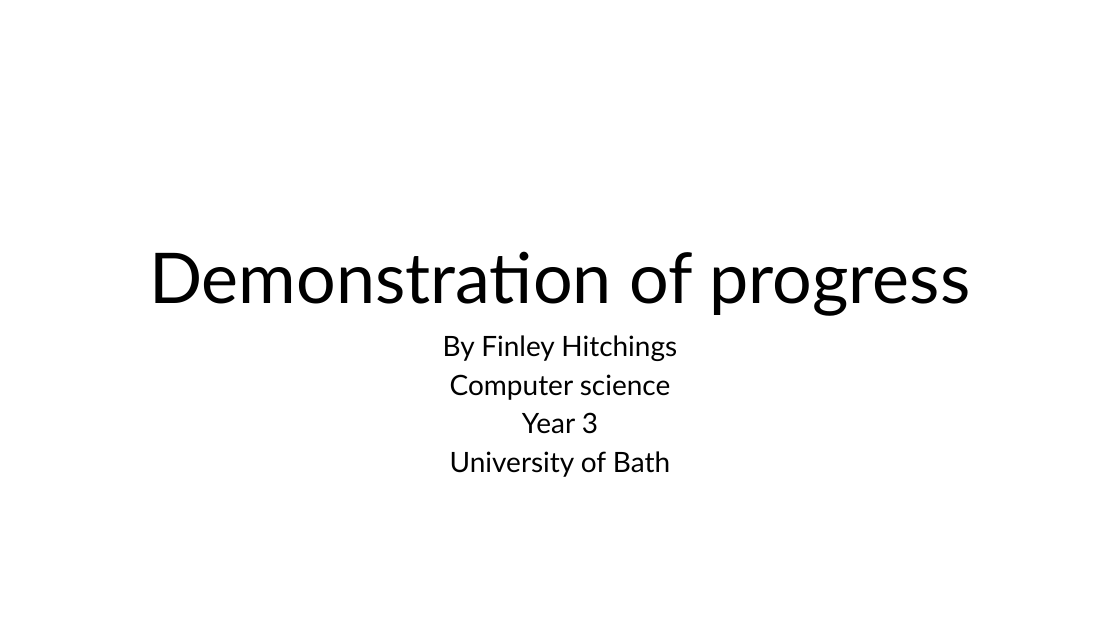
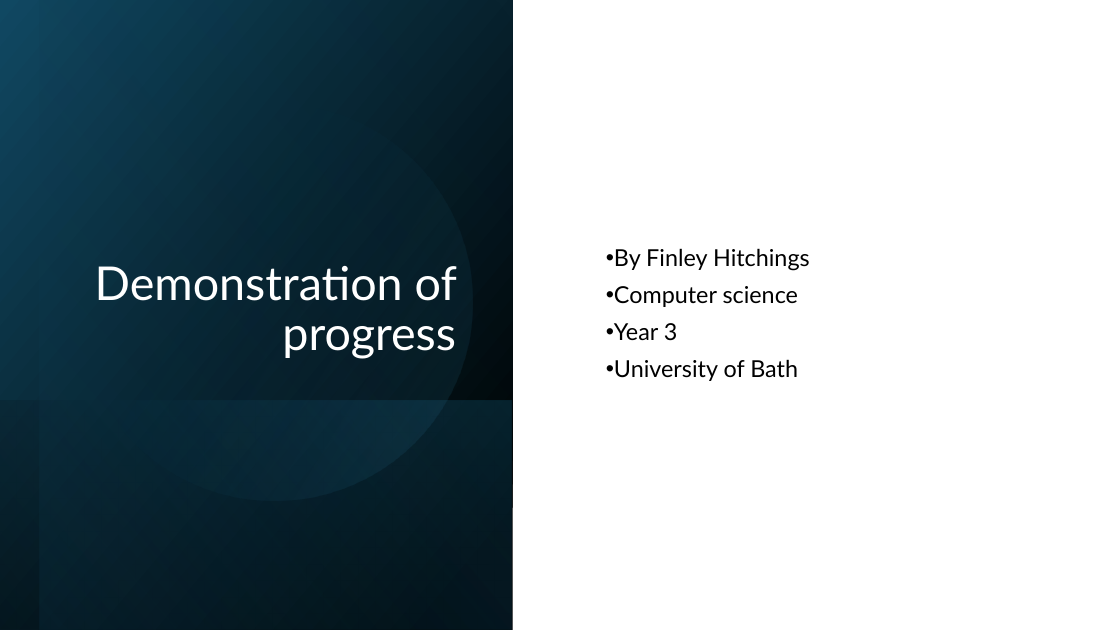
Before and after one commit to Fitch-Gamer/Bachelors-Dissertation, a slide deck: slide 1 of Demonstration of progress/Demonstration of progress.pptx. Drawn at 1120x630 pixels with LibreOffice and Linux fonts; fonts in the diff are those of the drawing. Boxes give left, top, right and bottom in pixels: in the first picture for what was removed or moved away, otherwise in the second. Text is boxed around its words. In the diff, an @@ line names an element or a change of style, - is before the commit and + after.

```diff
--- a/Demonstration of progress/Demonstration of progress.pptx
+++ b/Demonstration of progress/Demonstration of progress.pptx
@@ rectangle added at box(0, 0, 513, 630), fill gradient #000000 to #104862 @@
@@ rectangle added at box(40, 0, 513, 630), fill gradient #000000 to #156082 @@
@@ title "Demonstration of progress": place and size @@
-title "Demonstration of progress" at box(149, 251, 971, 316)
+title "Demonstration of progress" at box(95, 266, 457, 359)
@@ title "Demonstration of progress" at box(95, 266, 457, 359): size 60 to 40 pt, text colour #000000 to #FFFFFF; alignment centre to right @@
@@ ellipse added at box(40, 68, 508, 536), fill gradient #156082 to #46B1E1 @@
@@ subtitle "By Finley Hitchings": place and size @@
-subtitle "By Finley Hitchings" at box(443, 335, 677, 477)
+subtitle "By Finley Hitchings" at box(614, 248, 810, 381)
@@ subtitle "By Finley Hitchings" at box(614, 248, 810, 381): size 24 to 20 pt; alignment centre to left; bullet none to •; line spacing 0.8 to 0.9; vertical alignment top to middle @@
@@ rectangle added at box(0, 400, 512, 630), fill gradient #156082 to #000000 @@
```
Also in this commit, not shown: 12 other slides changed, 1 other file.
